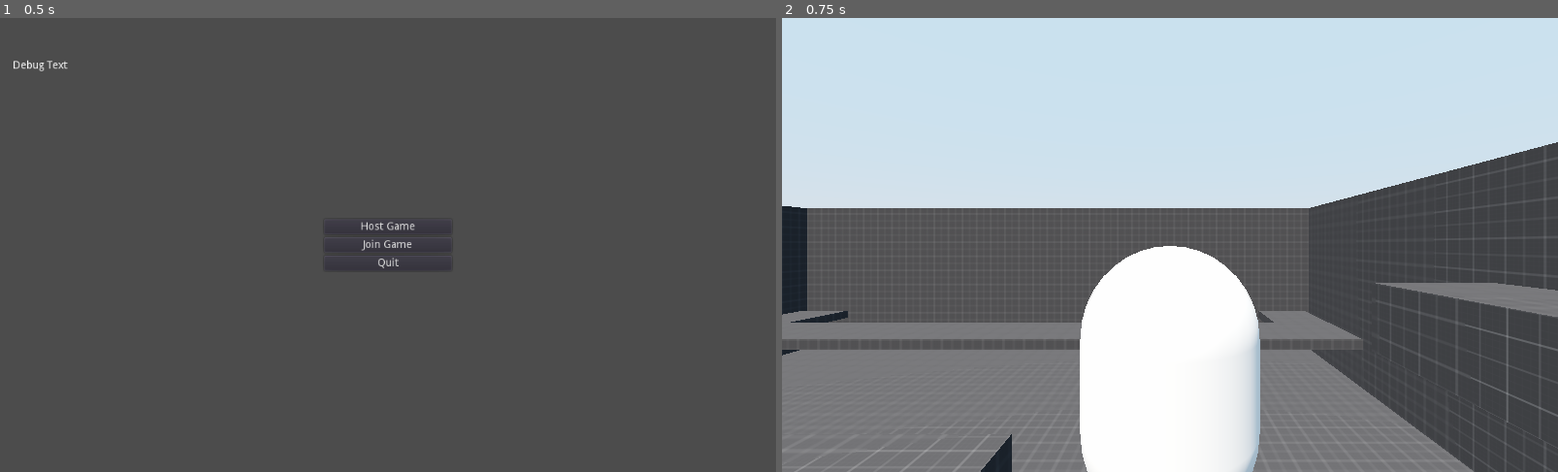
Above: before the commit, frames 1-2 (left to right).
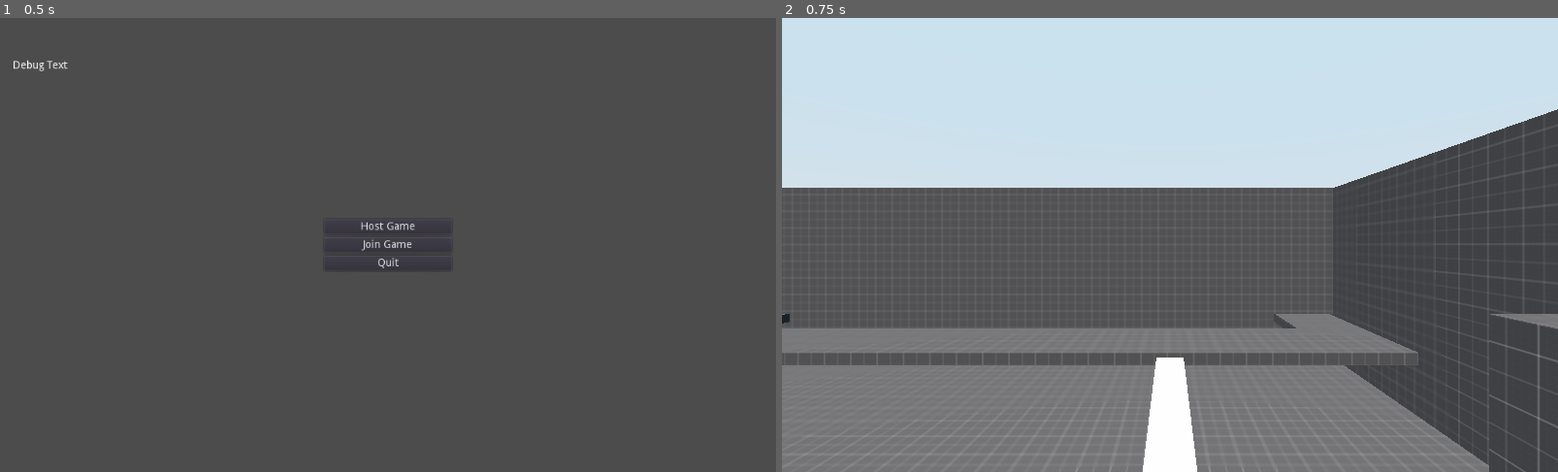
Above: after the commit, the same moments.

Repository: CJ-DayLight/Godot-Determenistic-Physic-Engine
Game: Godot game, scene res://Maps/MainMenu/MainMenu.tscn
Two runs of this game, one before a commit and one after it. Both use one fixed random seed, a clock stepped at 60 frames per second and the inputs below.
Inputs:
- Up to frame 1 (0.5 s): no input
- Up to frame 2 (0.75 s): click "Host Game" at 0.5 s

Frame 1 is identical in both runs. In frame 2, 20% of the frame differs, in the area x 0-100%, y 20-100%.

Commit message:
Add files via upload

Diff:
--- a/Maps/PlayGround/PlayGround.tscn
+++ b/Maps/PlayGround/PlayGround.tscn
@@ -39,8 +39,8 @@
 Width = 113
 
 [node name="Wall3" parent="." instance=ExtResource( 1 )]
-transform = Transform( 1, 0, 0, 0, 1, 0, 0, 0, 1, 838, 49, 601 )
-Height = 20
+transform = Transform( 1, 0, 0, 0, 1, 0, 0, 0, 1, 838, 32, 601 )
+Height = 30
 Depth = 113
 Width = 35
 
@@ -51,23 +51,10 @@
 Width = 35
 
 [node name="Wall5" parent="." instance=ExtResource( 1 )]
-transform = Transform( 1, 0, 0, 0, 1, 0, 0, 0, 1, 968, 3, 622 )
+transform = Transform( 1, 0, 0, 0, 1, 0, 0, 0, 1, 968, 0, 622 )
 Height = 34
 Depth = 71
 Width = 71
-
-[node name="V2" parent="Wall5" index="1"]
-transform = Transform( 1, 0, 0, 0, 1, 0, 0, 0, 1, 71, 0, 0 )
-
-[node name="V3" parent="Wall5" index="2"]
-transform = Transform( 1, 0, 0, 0, 1, 0, 0, 0, 1, 0, 0, 71 )
-
-[node name="V4" parent="Wall5" index="3"]
-transform = Transform( 1, 0, 0, 0, 1, 0, 0, 0, 1, 71, 0, 71 )
-
-[node name="CSGPolygon" parent="Wall5" index="4"]
-polygon = PoolVector2Array( 0, 0, 71, 0, 71, 34, 0, 34 )
-depth = 71.0
 
 [node name="Wall6" parent="." instance=ExtResource( 1 )]
 transform = Transform( 1, 0, 0, 0, 1, 0, 0, 0, 1, 838, 29, 777 )
@@ -85,25 +72,25 @@
 Width = 32
 
 [node name="Wall9" parent="." instance=ExtResource( 1 )]
-transform = Transform( 1, 0, 0, 0, 1, 0, 0, 0, 1, 834, -3, 849 )
+transform = Transform( 1, 0, 0, 0, 1, 0, 0, 0, 1, 834, 0, 849 )
 Height = 109
 Depth = 10
 Width = 355
 
 [node name="Wall10" parent="." instance=ExtResource( 1 )]
-transform = Transform( 1, 0, 0, 0, 1, 0, 0, 0, 1, 834, -3, 489 )
+transform = Transform( 1, 0, 0, 0, 1, 0, 0, 0, 1, 834, 0, 489 )
 Height = 109
 Depth = 10
 Width = 355
 
 [node name="Wall11" parent="." instance=ExtResource( 1 )]
-transform = Transform( 1, 0, 0, 0, 1, 0, 0, 0, 1, 824, -3, 489 )
+transform = Transform( 1, 0, 0, 0, 1, 0, 0, 0, 1, 824, 0, 489 )
 Height = 109
 Depth = 370
 Width = 10
 
 [node name="Wall12" parent="." instance=ExtResource( 1 )]
-transform = Transform( 1, 0, 0, 0, 1, 0, 0, 0, 1, 1189, -3, 489 )
+transform = Transform( 1, 0, 0, 0, 1, 0, 0, 0, 1, 1189, 0, 489 )
 Height = 109
 Depth = 370
 Width = 10
@@ -121,5 +108,3 @@
 script = null
 
 [node name="RoundedStep" type="MeshInstance" parent="."]
-
-[editable path="Wall5"]
--- a/Physic/PhysicCubic/Wall.gd
+++ b/Physic/PhysicCubic/Wall.gd
@@ -11,6 +11,7 @@
 var V2 :Vector3 = Vector3(1,1,1)
 var V3 :Vector3 = Vector3(1,1,1)
 var V4 :Vector3 = Vector3(1,1,1)
+var HV :Vector3 = Vector3(0,0,1)
 
 
 
@@ -47,6 +48,7 @@
 	V2 = global_translation + Vector3(Width,0,0)
 	V3 = global_translation + Vector3(0,0,Depth)
 	V4 = global_translation + Vector3(Width,0,Depth)
+	HV = global_translation + Vector3(0,Height,0)
 
 	$V1.global_translation = V1
 	$V2.global_translation = V2
--- a/Player/Player.tscn
+++ b/Player/Player.tscn
@@ -18,5 +18,7 @@
 mesh = SubResource( 2 )
 
 [node name="Camera" type="Camera" parent="."]
-transform = Transform( -1, 2.62583e-21, -8.74228e-08, 1.69407e-21, 1, 1.06581e-14, 8.74228e-08, 1.06581e-14, -1, 0, 3, -3.745 )
+transform = Transform( -1, 2.62583e-21, -8.74228e-08, 1.69407e-21, 1, 1.06581e-14, 8.74228e-08, 1.06581e-14, -1, 0, 2.41481, 0.123448 )
 far = 8192.0
+
+[node name="Spatial" type="Spatial" parent="."]
--- a/Player/PlayerRollBack.gd
+++ b/Player/PlayerRollBack.gd
@@ -7,8 +7,10 @@
 var RotationCalculated:int = 0
 var RoundedRotation:int = 0
 
-
-
+var RY:int= 0
+var MouseSensivity = 0.3
+
+var WallNormal:Vector3 = Vector3.ZERO
 var Colided:bool = false
 var ColidedY:bool = false
 var WallCount:int = 0
@@ -17,7 +19,7 @@
 var CalculatedMovement:Vector3 = Vector3(0,0,0)
 var OnFollor = false
 var OnWall = false
-
+var CurrentWallY
 var Fall:int = int(0)
 var FallVelocity:int = 0
 var Jumping = false
@@ -26,6 +28,21 @@
 var TurnRateLeft = 0
 var CanTurn = false
 
+var FarToPlane:bool = false
+var CountedWallClasicalRayCast = 0
+
+var NoMove = false
+
+
+
+
+#Offline Thinks
+func _input(event):
+	if is_network_master():
+		if event is InputEventMouseMotion:
+			RY = int(-event.relative.x * MouseSensivity)
+
+
 
 func _ready():
 	CountWalls()
@@ -35,12 +52,16 @@
 		WallCount += 1
 
 
-
+# Rollback
 func _get_local_input() -> Dictionary:
 	var input := {}
-	if Input.is_action_pressed("ui_up"):
-		input["F"] = int(1)
-	input["RY"] = Input.get_action_strength("ui_left") - Input.get_action_strength("ui_right")
+	if Input.is_action_pressed("ui_up") or Input.is_action_pressed("ui_down")\
+	or Input.is_action_pressed("ui_left") or Input.is_action_pressed("ui_right"):
+		input["F"] = Input.is_action_pressed("ui_up")
+		input["B"] = Input.is_action_pressed("ui_down")
+		input["L"] = Input.is_action_pressed("ui_left")
+		input["R"] = Input.is_action_pressed("ui_right")
+	input["RY"] = RY
 	if Input.is_action_pressed("Jump"):
 		input["Jump"] = int(1)
 	if Input.is_action_just_pressed("TurnAroundLeft"):
@@ -49,9 +70,10 @@
 
 func _network_process(input: Dictionary) -> void:
 	TrunMovement(input.get("TurnAroundLeft",false))
-	CalculateForwardVector(input.get("RY",0),input.get("F",0))
+	CalculateForwardVector(input.get("RY",0),input.get("F",false),input.get("B",false),input.get("L",false),input.get("R",false))
 	RayCasting((global_translation * 10) + Vector3(-FVector.x,0,-FVector.z),0)
 	RayCastY((global_translation * 10) + Vector3(-FVector.x,0,-FVector.z),0)
+	OneShotRayCast() # The Reson This Name it works PhysicFrames per second and it is lower than other raycast
 #	IsOnFloor()
 	Jump(input.get("Jump",0))
 	MakeMovement()
@@ -63,23 +85,62 @@
 
 func _load_state(state: Dictionary) -> void:
 	global_transform = state['global_transform']
-
-
-
-
-
-
-func CalculateForwardVector(Rotate,F):
+#Rollback
+
+
+
+
+
+func CalculateForwardVector(Rotate,F,B,L,R):
+	var LR = 0
 # warning-ignore:narrowing_conversion
 	RoundedRotation = round(rotation_degrees.y)
 	rotate_y(deg2rad(int((Rotate * 3))))
 
+	if L == true and F == true:
+		RoundedRotation += 45
+		if RoundedRotation >= 180:
+			var X = RoundedRotation + -180
+			RoundedRotation = (180 - X) * -1
+
+	if L == true and F == false and B == false:
+		RoundedRotation += 90
+		if RoundedRotation >= 180:
+			var X = RoundedRotation + -180
+			RoundedRotation = (180 - X) * -1
+
+	if L == true and B == true:
+		RoundedRotation += -45
+		if RoundedRotation <= -180:
+			var X = RoundedRotation + 180
+			RoundedRotation = (180 + X)
+
+	if R == true and F == true:
+		RoundedRotation += -45
+		if RoundedRotation <= -180:
+			var X = RoundedRotation + 180
+			RoundedRotation = (180 + X)
+
+	if R == true and F == false and B == false:
+		RoundedRotation += -90
+		if RoundedRotation <= -180:
+			var X = RoundedRotation + 180
+			RoundedRotation = (180 + X)
+
+	if R == true and B == true:
+		RoundedRotation += 45
+		if RoundedRotation >= 180:
+			var X = RoundedRotation + -180
+			RoundedRotation = (180 - X) * -1
+
+
 
 	if RoundedRotation <= 90 and RoundedRotation >= 0:
 		FVectorZ = -RoundedRotation
 		FVectorX = 90 - RoundedRotation
 
 	if RoundedRotation > 90:
+		RoundedRotation = RoundedRotation
 		RotationCalculated = RoundedRotation - 90
 		FVectorX = -RotationCalculated
 		FVectorZ = 90 - RotationCalculated
@@ -99,9 +160,17 @@
 
 	FVector.x = -FVectorZ
 	FVector.z = FVectorX
-	if F == 1:
-		FVector = Vector3(stepify(FVector.x, 10),(-Fall * 10),stepify(FVector.z, 10)) / 10
-	else:
+	if FVector.x > 90 or FVector.z > 90:
+		print("Not Possibile Speed")
+
+
+	if F == true or L == true or R == true:
+		if B == false:
+			FVector = Vector3(stepify(FVector.x, 10),(-Fall * 10),stepify(FVector.z, 10)) / 10
+	if B == true:
+		FVector = Vector3(stepify(-FVector.x, 10),(-Fall * 10),stepify(-FVector.z, 10)) / 10
+
+	if F == false and B == false and R == false and L == false:
 		FVector = Vector3(0,-Fall,0)
 
 
@@ -119,6 +188,7 @@
 
 
 func RayCasting(RayStep,StepSize):
+	WallNormal = Vector3.ZERO
 	CountedWalls = 0
 	Colided = false
 	RayStep = RayStep + FVector
@@ -135,6 +205,7 @@
 						$"../RoundedStep".global_translation = (RoundedStep / 10)
 						CalculatedMovement = (RoundedStep / 10)
 						CalculatedMovement.z = CalculatedMovement.z - 2
+						WallNormal = Vector3(0,0,-1)
 						Colided = true
 						OnWall = true
 						CountedWalls = 0
@@ -147,6 +218,7 @@
 						$"../RoundedStep".global_translation = (RoundedStep / 10)
 						CalculatedMovement = (RoundedStep / 10)
 						CalculatedMovement.z = CalculatedMovement.z + 2
+						WallNormal = Vector3(0,0,1)
 						Colided = true
 						OnWall = true
 						CountedWalls = 0
@@ -160,6 +232,7 @@
 						$"../RoundedStep".global_translation = (RoundedStep / 10)
 						CalculatedMovement = (RoundedStep / 10)
 						CalculatedMovement.x = CalculatedMovement.x - 2
+						WallNormal = Vector3(-1,0,0)
 						Colided = true
 						OnWall = true
 						CountedWalls = 0
@@ -172,6 +245,7 @@
 						$"../RoundedStep".global_translation = (RoundedStep / 10)
 						CalculatedMovement = (RoundedStep / 10)
 						CalculatedMovement.x = CalculatedMovement.x + 2
+						WallNormal = Vector3(1,0,0)
 						Colided = true
 						OnWall = true
 						CountedWalls = 0
@@ -185,7 +259,6 @@
 					CountedWalls = 0
 					StepSize += 1
 					RayCasting(RayStep,StepSize)
-
 
 
 func RayCastY(RayStep,StepSize):
@@ -197,14 +270,19 @@
 		for W in get_tree().get_nodes_in_group("StaticCollsions"):
 			CountedWallsY += 1
 			var Wall = get_node(str("../Wall") + str(CountedWallsY))
+			# Clasical RayCast for finding Floor
 			if (RoundedStep.x + 90) > Wall.PWV1.x and (RoundedStep.x - 90) < Wall.PWV2.x:
 				if (RoundedStep.z + 90) > Wall.PWV1.z and (RoundedStep.z - 90)< Wall.PWV3.z:
 					if (RoundedStep.y + 270) == Wall.PWV1.y:
 						Fall = 5
-
+						WallNormal = Vector3(0,1,0)
+
+
+					# Clasical RayCast for finding Celling
 					if RoundedStep.y == Wall.PWHV.y:
 						global_translation.y = ((Wall.PWHV.y / 10) + clamp(Fall,0,5))
 						ColidedY = true
+						WallNormal = Vector3(0,-1,0)
 
 			if CountedWallsY == WallCount:
 				if ColidedY == false:
@@ -227,13 +305,45 @@
 
 func TrunMovement(Pressed):
 	if OnWall:
-		CanTurn = true
-	if Pressed and CanTurn:
+		if Fall < 1:
+			CanTurn = true
+	else:
+		CanTurn = false
+	if Pressed and CanTurn and FarToPlane:
 		TurnAroundLeftPressed = true
 		TurnRateLeft = 0
 	if TurnAroundLeftPressed:
-		TurnRateLeft += 60
-		rotate_y(deg2rad(int(60)))
+		Fall = 0
+		TurnRateLeft += 15
+		rotate_y(deg2rad(int(15)))
 		if TurnRateLeft == 180:
 			CanTurn = false
 			TurnAroundLeftPressed = false
+			Fall = -7
+			FVector = (WallNormal * 9)
+
+
+func OneShotRayCast():
+	CountedWallClasicalRayCast = 0
+	var NearestWall
+	FarToPlane = true
+	for W in get_tree().get_nodes_in_group("StaticCollsions"):
+		CountedWallClasicalRayCast += 1
+		var Wall = get_node(str("../Wall") + str(CountedWallClasicalRayCast))
+		if (global_translation.x + 1) > Wall.V1.x and (global_translation.x + -1) < Wall.V2.x:
+			if (global_translation.z + 1) > Wall.V1.z and (global_translation.z + -1)< Wall.V3.z:
+				if not global_translation.y < Wall.V1.y:
+					if (global_translation.y + -5) < Wall.HV.y:
+						if Wall == null:
+							pass
+						else:
+							if NearestWall == null:
+								NearestWall = Wall
+							else:
+								if (global_translation.y - Wall.HV.y) < (global_translation.y - NearestWall.HV.y):
+									NearestWall = Wall
+
+		if CountedWallClasicalRayCast == WallCount:
+			if NearestWall != null:
+				if (global_translation.y + -5) < NearestWall.HV.y:
+					FarToPlane = false
--- a/project.godot
+++ b/project.godot
@@ -59,6 +59,34 @@
 
 [input]
 
+ui_left={
+"deadzone": 0.5,
+"events": [ Object(InputEventKey,"resource_local_to_scene":false,"resource_name":"","device":0,"alt":false,"shift":false,"control":false,"meta":false,"command":false,"pressed":false,"scancode":16777231,"physical_scancode":0,"unicode":0,"echo":false,"script":null)
+, Object(InputEventJoypadButton,"resource_local_to_scene":false,"resource_name":"","device":0,"button_index":14,"pressure":0.0,"pressed":false,"script":null)
+, Object(InputEventKey,"resource_local_to_scene":false,"resource_name":"","device":0,"alt":false,"shift":false,"control":false,"meta":false,"command":false,"pressed":false,"scancode":65,"physical_scancode":0,"unicode":0,"echo":false,"script":null)
+ ]
+}
+ui_right={
+"deadzone": 0.5,
+"events": [ Object(InputEventKey,"resource_local_to_scene":false,"resource_name":"","device":0,"alt":false,"shift":false,"control":false,"meta":false,"command":false,"pressed":false,"scancode":16777233,"physical_scancode":0,"unicode":0,"echo":false,"script":null)
+, Object(InputEventJoypadButton,"resource_local_to_scene":false,"resource_name":"","device":0,"button_index":15,"pressure":0.0,"pressed":false,"script":null)
+, Object(InputEventKey,"resource_local_to_scene":false,"resource_name":"","device":0,"alt":false,"shift":false,"control":false,"meta":false,"command":false,"pressed":false,"scancode":68,"physical_scancode":0,"unicode":0,"echo":false,"script":null)
+ ]
+}
+ui_up={
+"deadzone": 0.5,
+"events": [ Object(InputEventKey,"resource_local_to_scene":false,"resource_name":"","device":0,"alt":false,"shift":false,"control":false,"meta":false,"command":false,"pressed":false,"scancode":16777232,"physical_scancode":0,"unicode":0,"echo":false,"script":null)
+, Object(InputEventJoypadButton,"resource_local_to_scene":false,"resource_name":"","device":0,"button_index":12,"pressure":0.0,"pressed":false,"script":null)
+, Object(InputEventKey,"resource_local_to_scene":false,"resource_name":"","device":0,"alt":false,"shift":false,"control":false,"meta":false,"command":false,"pressed":false,"scancode":87,"physical_scancode":0,"unicode":0,"echo":false,"script":null)
+ ]
+}
+ui_down={
+"deadzone": 0.5,
+"events": [ Object(InputEventKey,"resource_local_to_scene":false,"resource_name":"","device":0,"alt":false,"shift":false,"control":false,"meta":false,"command":false,"pressed":false,"scancode":16777234,"physical_scancode":0,"unicode":0,"echo":false,"script":null)
+, Object(InputEventJoypadButton,"resource_local_to_scene":false,"resource_name":"","device":0,"button_index":13,"pressure":0.0,"pressed":false,"script":null)
+, Object(InputEventKey,"resource_local_to_scene":false,"resource_name":"","device":0,"alt":false,"shift":false,"control":false,"meta":false,"command":false,"pressed":false,"scancode":83,"physical_scancode":0,"unicode":0,"echo":false,"script":null)
+ ]
+}
 sync_debug={
 "deadzone": 0.5,
 "events": [ Object(InputEventKey,"resource_local_to_scene":false,"resource_name":"","device":0,"alt":false,"shift":false,"control":false,"meta":false,"command":false,"pressed":false,"scancode":16777254,"physical_scancode":0,"unicode":0,"echo":false,"script":null)
